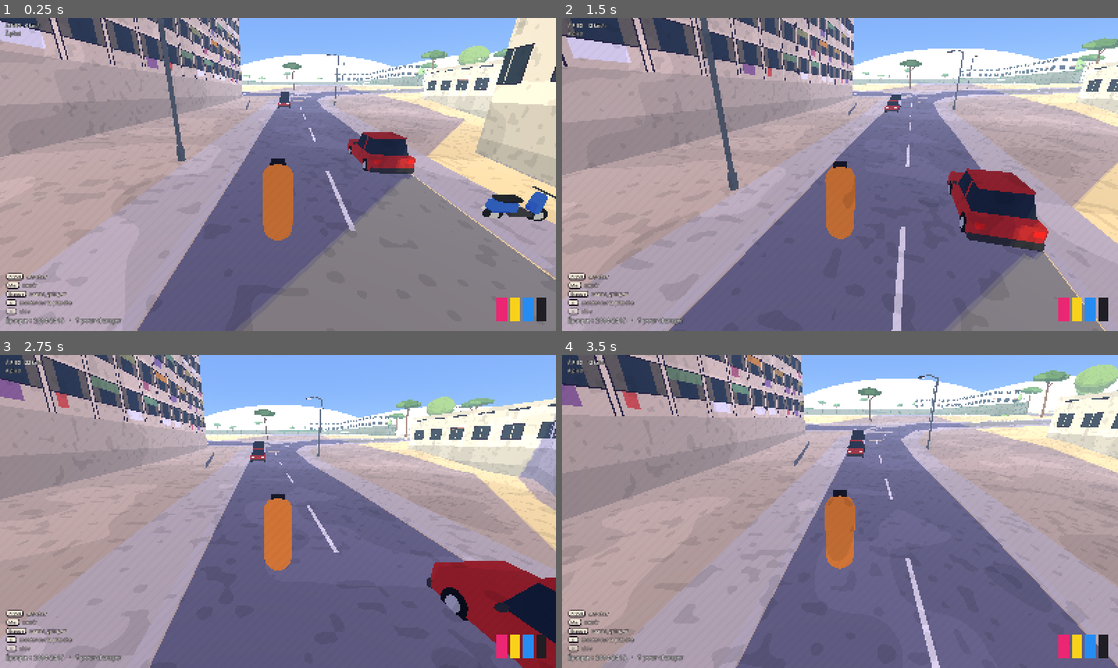
Above: before the commit, frames 1-4 (two rows, left to right).
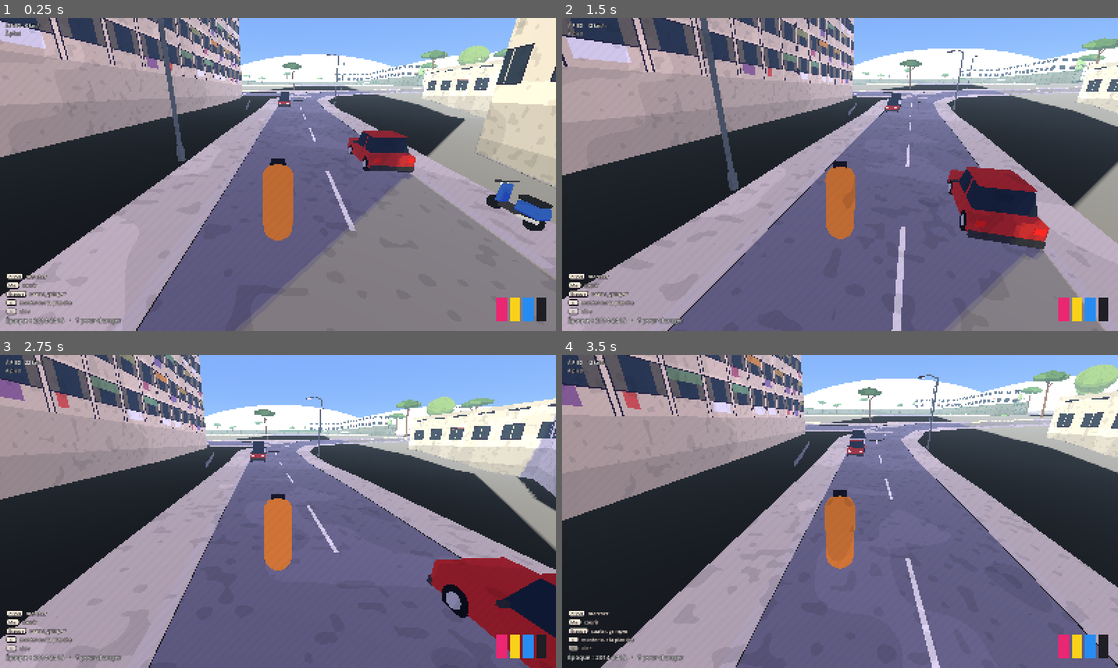
Above: after the commit, the same moments.

Repository: negoatapp-cyber/TRACE
Game: Godot game, scene res://scenes/lauriers.tscn
The game is run twice, just before and just after one commit, with the same random seed, the same clock (stepped at 60 frames per second) and the same inputs.
Inputs (mouse positions are in pixels of both pictures, inside the frame that each line leads up to):
- Up to frame 1 (0.25 s): no input
- Up to frame 2 (1.5 s): tap Enter (ui_accept) at 0.5 s; move the mouse to (867, 174) at 0.52 s; hold G (graff) 0.53-1.28 s; hold W (move_forward) from 0.53 s (still down); click (867, 174) at 0.67 s; tap Space (jump) at 0.77, 1.07 s; tap L (grind) at 0.8, 1.35 s; move the mouse to (812, 174) at 1.27 s
- Up to frame 3 (2.75 s): keep holding W (move_forward); tap Space (jump) at 1.52, 1.82 s; tap J (kickflip) at 1.55, 2.1 s; move the mouse to (289, 505) at 2.02 s; hold Shift (push) from 2.03 s (still down)
- Up to frame 4 (3.5 s): keep holding W (move_forward); move the mouse to (834, 517) at 2.77 s; release Shift (push) at 2.78 s; tap Shift (push) at 2.85 s; click (834, 517) at 2.92 s; tap Space (jump) at 3.02, 3.32 s; tap K (shove_it) at 3.05 s

The runs differ from the first frame. In frame 1, 18% of the frame differs, in the area x 0-100%, y 19-100%; in frame 2, 21%; in frame 3, 19%; in frame 4, 25%, in the area x 0-100%, y 15-100%.

Commit message:
Fusion de la conduite (n°2) ; nouvelles classes chargées par chemin pour marcher sans index à jour
Co-Authored-By: Claude Opus 5.5 <noreply@anthropic.com>
Claude-Session: https://claude.ai/code/session_014E2dCjxvrNHpEzHYuDe4HQ

Diff:
--- /dev/null
+++ b/assets/decor/source/verify_conduite.gd
@@ -0,0 +1,61 @@
+extends SceneTree
+## Vérifie la conduite (conduite.gd) : monter, rouler, roue arrière, descendre ; puis la voiture.
+var failures := 0
+func check(ok: bool, label: String) -> void:
+	print("PASS: " if ok else "FAIL: ", label)
+	if not ok: failures += 1
+func frames(n: int) -> void:
+	for i in n: await physics_frame
+func appui(action: String) -> void:
+	Input.action_press(action); await frames(2); Input.action_release(action); await frames(2)
+func _initialize() -> void:
+	call_deferred("run")
+func run() -> void:
+	var level = load("res://scenes/lauriers.tscn").instantiate()
+	root.add_child(level)
+	current_scene = level
+	await frames(40)
+	var p = level.get_node("Player")
+	var c = level.get_node("Conduite")
+	var sc = null
+	var vo = null
+	for v in c.vehicules:
+		if v.type == "scooter": sc = v
+		else: vo = v
+	check(sc != null and vo != null, "un scooter et une voiture conduisibles")
+	# Scooter : se placer à côté, monter.
+	p.global_position = sc.global_position + Vector3(0.9, 0.3, 0); p.velocity = Vector3.ZERO
+	await frames(30)
+	await appui("monter")
+	check(c.actuel == sc and not p.visual.visible, "monte sur le scooter")
+	var depart: Vector3 = sc.global_position
+	Input.action_press("move_forward"); await frames(120); Input.action_release("move_forward")
+	check(sc.global_position.distance_to(depart) > 8.0, "le scooter avance (%.1f m, %.0f km/h)" % [sc.global_position.distance_to(depart), sc.vitesse * 3.6])
+	Input.action_press("jump"); await frames(45)
+	check(sc.cabre > 0.3 and c.roue_arriere > 0.3, "roue arrière (%.0f°, %.1f s)" % [rad_to_deg(sc.cabre), c.roue_arriere])
+	Input.action_release("jump"); await frames(70)
+	check(sc.cabre < 0.1, "redescend quand on lâche")
+	Input.action_press("move_back"); await frames(75); Input.action_release("move_back"); await frames(10)
+	print("avant descente : vitesse %.2f cabre %.2f" % [sc.vitesse, sc.cabre])
+	await appui("monter")
+	print("après : actuel=%s visible=%s dist=%.2f" % [c.actuel, p.visual.visible, p.global_position.distance_to(sc.global_position)])
+	check(c.actuel == null and p.visual.visible and p.global_position.distance_to(sc.global_position) < 3.0, "descend du scooter")
+	# Roue arrière trop forte : chute.
+	await appui("monter")
+	Input.action_press("move_forward"); await frames(90)
+	Input.action_press("jump"); await frames(150)
+	Input.action_release("jump"); Input.action_release("move_forward")
+	await frames(5)
+	check(c.actuel == null and c.record > 0.0, "trop cabré : chute (record %.1f s)" % c.record)
+	# Voiture.
+	p.global_position = vo.global_position + Vector3(1.6, 0.3, 0); p.velocity = Vector3.ZERO
+	await frames(30)
+	await appui("monter")
+	check(c.actuel == vo, "monte dans la voiture")
+	var d2: Vector3 = vo.global_position
+	Input.action_press("move_forward"); await frames(120)
+	Input.action_press("move_left"); await frames(40); Input.action_release("move_left")
+	Input.action_release("move_forward")
+	check(vo.global_position.distance_to(d2) > 8.0, "la voiture avance et tourne (%.1f m)" % vo.global_position.distance_to(d2))
+	print("RESULT failures=", failures)
+	quit(failures)
--- /dev/null
+++ b/scripts/conduite.gd
@@ -0,0 +1,299 @@
+extends Node
+## TRACE — conduire la voiture et le scooter (conversation n°2, à la demande de Louma).
+## Script indépendant : il ne modifie pas les fichiers du joueur. Pendant la conduite, Loums est caché
+## et suit le véhicule ; sa caméra (player_controller.gd) suit donc le véhicule, de dos.
+##
+##   V                monter / descendre (à côté d'un véhicule, à l'arrêt ou presque)
+##   Z / S            accélérer / freiner, puis marche arrière
+##   Q / D            tourner
+##   Espace           scooter : roue arrière (maintenir, garder l'équilibre avec Z / S)
+##                    voiture : frein à main (dérapage)
+##
+## Les véhicules sont ceux du groupe « vehicule » (posés par habillage.gd), avec la métadonnée
+## « type » = "voiture" ou "scooter". Réglages arcade, comme le skate : on règle au ressenti.
+
+const REGLAGES := {
+	"scooter": {"vmax": 13.0, "accel": 5.5, "frein": 9.0, "virage": 2.6, "adherence": 7.0, "taille": Vector3(0.6, 1.0, 1.6), "bras": 4.2},
+	"voiture": {"vmax": 17.0, "accel": 4.5, "frein": 10.0, "virage": 1.6, "adherence": 6.0, "taille": Vector3(1.7, 1.2, 4.0), "bras": 6.5},
+}
+const ROUE_AR := Vector3(0, 0.22, -0.55)  # pivot de la roue arrière du scooter (repère du modèle)
+const CHAUSSEE := 0.07 # la chaussée est dessinée 7 cm au-dessus du sol réel
+
+var joueur: CharacterBody3D
+var quartier: Node
+var vehicules: Array = []      # [Vehicule]
+var actuel: Vehicule
+var roue_arriere := 0.0        # durée de la roue arrière en cours (s)
+var record := 0.0
+var _texte: Label
+var _gravite: float = ProjectSettings.get_setting("physics/3d/default_gravity")
+
+
+class Vehicule extends CharacterBody3D:
+	var type := "voiture"
+	var modele: Node3D
+	var base_modele := Transform3D()
+	var vitesse := 0.0          # le long du cap (négative = marche arrière)
+	var cap := 0.0              # rotation Y ; l'avant du véhicule est +Z local
+	var cabre := 0.0            # angle de roue arrière (rad)
+	var cabre_v := 0.0
+	var penche := 0.0
+	var arret := 0.0           # temps passé à l'arrêt en freinant (la marche arrière attend 0,4 s)
+
+	func avant() -> Vector3:
+		return Vector3(sin(cap), 0.0, cos(cap))
+
+
+func _ready() -> void:
+	_action("monter", KEY_V, JOY_BUTTON_DPAD_RIGHT)
+	var scene := get_tree().current_scene if get_tree().current_scene else get_parent()
+	joueur = scene.get_node_or_null("Player") as CharacterBody3D
+	quartier = scene.get_node_or_null("Quartier")
+	_interface()
+	_preparer.call_deferred()
+
+
+func _action(nom: String, touche: Key, bouton: JoyButton) -> void:
+	if InputMap.has_action(nom):
+		return
+	InputMap.add_action(nom, 0.2)
+	var k := InputEventKey.new()
+	k.physical_keycode = touche
+	InputMap.action_add_event(nom, k)
+	var b := InputEventJoypadButton.new()
+	b.button_index = bouton
+	InputMap.action_add_event(nom, b)
+
+
+## Chaque véhicule garé (corps fixe) devient un véhicule mobile, au même endroit, avec le même modèle.
+func _preparer() -> void:
+	for n in get_tree().get_nodes_in_group("vehicule"):
+		var fixe := n as Node3D
+		var type: String = fixe.get_meta("type", "voiture")
+		var r: Dictionary = REGLAGES.get(type, REGLAGES["voiture"])
+		var v := Vehicule.new()
+		v.type = type
+		v.name = "Vehicule_" + type
+		v.floor_snap_length = 0.6
+		v.floor_max_angle = deg_to_rad(40)
+		var cs := CollisionShape3D.new()
+		var sh := BoxShape3D.new()
+		var t: Vector3 = r.taille
+		sh.size = Vector3(t.x, t.y - 0.25, t.z)  # moins haute que le véhicule : elle ne frotte pas le sol
+		cs.shape = sh
+		cs.position = Vector3(0, (t.y - 0.25) * 0.5, 0)  # le bas de la collision est à l'origine
+		v.add_child(cs)
+		var sol := fixe.global_position
+		if quartier:
+			sol.y = quartier.h(sol.x, sol.z)
+		v.cap = fixe.global_rotation.y
+		fixe.get_parent().add_child(v)
+		v.global_position = sol + Vector3.UP * 0.02
+		v.rotation.y = v.cap
+		var m: Node3D = fixe.get_meta("modele") if fixe.has_meta("modele") else null
+		if m:
+			m.reparent(v, true)
+			# Roues posées sur la chaussée : la collision touche le sol réel, le modèle est 7 cm plus haut.
+			m.position = Vector3(0, CHAUSSEE - 0.02, 0)
+			m.rotation = Vector3.ZERO
+			v.modele = m
+			v.base_modele = m.transform
+		v.add_to_group("vehicule")
+		v.add_to_group("voiture" if type == "voiture" else "mobilier")
+		v.set_meta("type", type)
+		if joueur:
+			v.add_collision_exception_with(joueur)
+		vehicules.append(v)
+		fixe.queue_free()
+
+
+func _physics_process(delta: float) -> void:
+	if joueur == null:
+		return
+	if actuel == null:
+		var proche := _vehicule_proche()
+		_texte.text = ("V : monter sur le scooter" if proche.type == "scooter" else "V : monter dans la voiture") if proche else ""
+		if proche and Input.is_action_just_pressed("monter") and joueur.is_on_floor():
+			_monter(proche)
+		return
+	_conduire(actuel, delta)
+	if Input.is_action_just_pressed("monter") and absf(actuel.vitesse) < 3.0 and actuel.cabre < 0.1:
+		_descendre()
+
+
+func _vehicule_proche() -> Vehicule:
+	var meilleur: Vehicule = null
+	var d := 2.8
+	for v in vehicules:
+		var e: float = (v as Node3D).global_position.distance_to(joueur.global_position)
+		if e < d:
+			d = e
+			meilleur = v
+	return meilleur
+
+
+func _monter(v: Vehicule) -> void:
+	actuel = v
+	joueur.set_physics_process(false)
+	joueur.velocity = Vector3.ZERO
+	(joueur.get("visual") as Node3D).visible = false
+	_hud_joueur(false)
+	var bras := joueur.get_node_or_null("CameraPivot/SpringArm3D") as SpringArm3D
+	if bras:
+		bras.spring_length = float((REGLAGES[v.type] as Dictionary).bras)
+	_suivre(v)
+
+
+func _descendre() -> void:
+	var v := actuel
+	actuel = null
+	v.vitesse = 0.0
+	v.velocity = Vector3.ZERO
+	# Loums réapparaît à gauche du véhicule.
+	var gauche := v.avant().cross(Vector3.UP).normalized()
+	var taille: Vector3 = (REGLAGES[v.type] as Dictionary).taille
+	var demi: float = taille.x * 0.5 + 0.7
+	var p := v.global_position + gauche * demi
+	if quartier:
+		p.y = quartier.h(p.x, p.z) + 0.1
+	joueur.global_position = p
+	joueur.velocity = Vector3.ZERO
+	(joueur.get("visual") as Node3D).visible = true
+	_hud_joueur(true)
+	joueur.set_physics_process(true)
+	var bras := joueur.get_node_or_null("CameraPivot/SpringArm3D") as SpringArm3D
+	if bras:
+		bras.spring_length = 4.5
+	_texte.text = ""
+
+
+## Le texte d'aide du joueur (« À PIED… ») est masqué pendant la conduite.
+func _hud_joueur(visible: bool) -> void:
+	var hud := joueur.get_node_or_null("HUD") as CanvasLayer
+	if hud:
+		hud.visible = visible
+
+
+## Loums « suit » le véhicule : sa caméra et son suivi de dos s'appliquent au véhicule.
+func _suivre(v: Vehicule) -> void:
+	joueur.global_position = v.global_position
+	joueur.velocity = v.velocity
+	(joueur.get("visual") as Node3D).rotation.y = v.cap + PI  # le joueur regarde vers -Z
+
+
+func _conduire(v: Vehicule, delta: float) -> void:
+	var r: Dictionary = REGLAGES[v.type]
+	var entree := Input.get_vector("move_left", "move_right", "move_forward", "move_back")
+	var gaz := -entree.y
+	var volant := -entree.x
+	var espace := Input.is_action_pressed("jump")
+	# Vitesse le long du cap.
+	if gaz > 0.1:
+		v.vitesse = minf(v.vitesse + r.accel * gaz * delta, r.vmax) if v.vitesse >= 0.0 else v.vitesse + r.frein * delta
+	elif gaz < -0.1:
+		if v.vitesse > 0.0:
+			v.vitesse = maxf(v.vitesse - r.frein * delta, 0.0)
+			v.arret = 0.0
+		elif v.arret < 0.4:
+			v.arret += delta  # on marque l'arrêt avant de reculer
+		else:
+			v.vitesse = maxf(v.vitesse - r.accel * 0.6 * delta, -r.vmax * 0.3)
+	else:
+		v.vitesse = move_toward(v.vitesse, 0.0, 1.5 * delta)
+		v.arret = 0.0
+	# Virage : plus serré à faible vitesse, nul à l'arrêt, inversé en marche arrière.
+	var effet := clampf(absf(v.vitesse) / 4.0, 0.0, 1.0) * clampf(1.3 - absf(v.vitesse) / r.vmax * 0.6, 0.6, 1.3)
+	var frein_main := v.type == "voiture" and espace
+	v.cap += volant * r.virage * effet * signf(v.vitesse) * delta * (1.4 if frein_main else 1.0)
+	if frein_main:
+		v.vitesse = move_toward(v.vitesse, 0.0, 4.0 * delta)
+	# Adhérence : la vitesse réelle rejoint le cap plus ou moins vite (dérapage au frein à main).
+	var voulu := v.avant() * v.vitesse
+	var plat := Vector3(v.velocity.x, 0, v.velocity.z)
+	plat = plat.lerp(voulu, clampf((1.2 if frein_main else r.adherence) * delta, 0.0, 1.0))
+	v.velocity.x = plat.x
+	v.velocity.z = plat.z
+	v.velocity.y = 0.0 if v.is_on_floor() else v.velocity.y - _gravite * delta
+	var avant_choc := plat.length()
+	v.move_and_slide()
+	# Un choc franc fait perdre la vitesse.
+	if v.get_slide_collision_count() > 0 and Vector3(v.velocity.x, 0, v.velocity.z).length() < avant_choc * 0.6:
+		v.vitesse *= 0.4
+	v.rotation.y = v.cap
+	if v.type == "scooter":
+		_roue_arriere(v, gaz, espace, delta)
+		v.penche = lerpf(v.penche, -volant * 0.32 * clampf(absf(v.vitesse) / 8.0, 0.0, 1.0), 6.0 * delta)
+	_poser_modele(v)
+	_suivre(v)
+	_hud(v)
+
+
+## Roue arrière : Espace cabre le scooter ; Z le fait monter, S le fait redescendre ; trop haut, c'est la chute.
+func _roue_arriere(v: Vehicule, gaz: float, espace: bool, delta: float) -> void:
+	var tire := 0.0
+	if espace and v.vitesse > 2.5:
+		tire = 3.2 + gaz * 1.6
+	var retour := 5.0 * sin(v.cabre) + (2.5 if not espace else 0.0)
+	v.cabre_v += (tire - retour) * delta * 2.0
+	v.cabre_v *= exp(-2.5 * delta)
+	v.cabre = clampf(v.cabre + v.cabre_v * delta, 0.0, 1.4)
+	if v.cabre == 0.0:
+		v.cabre_v = maxf(v.cabre_v, 0.0)
+	if v.cabre > 0.08:
+		roue_arriere += delta
+	elif roue_arriere > 0.0:
+		record = maxf(record, roue_arriere)
+		roue_arriere = 0.0
+	if v.cabre >= 1.25:  # trop cabré : on bascule en arrière
+		_chute(v)
+
+
+func _chute(v: Vehicule) -> void:
+	record = maxf(record, roue_arriere)
+	roue_arriere = 0.0
+	v.cabre = 0.0
+	v.cabre_v = 0.0
+	v.vitesse = 0.0
+	_descendre()
+	joueur.global_position -= v.avant() * 1.2
+	_texte.text = "Chute !"
+
+
+func _poser_modele(v: Vehicule) -> void:
+	if v.modele == null:
+		return
+	var t := v.base_modele
+	if v.cabre > 0.0:
+		# On cabre autour de la roue arrière.
+		var pivot := t.origin + ROUE_AR
+		t = Transform3D(Basis.IDENTITY, pivot) * Transform3D(Basis(Vector3.RIGHT, -v.cabre), Vector3.ZERO) * Transform3D(Basis.IDENTITY, -pivot) * t
+	t = Transform3D(Basis(Vector3.FORWARD, v.penche), Vector3.ZERO) * t
+	v.modele.transform = t
+
+
+func _hud(v: Vehicule) -> void:
+	var kmh := absf(v.vitesse) * 3.6
+	var lignes := "%s   %d km/h" % ["SCOOTER" if v.type == "scooter" else "VOITURE", roundi(kmh)]
+	if v.type == "scooter":
+		if roue_arriere > 0.0:
+			lignes += "\nROUE ARRIÈRE  %.1f s" % roue_arriere
+		elif record > 0.0:
+			lignes += "\nrecord roue arrière : %.1f s" % record
+		lignes += "\nZ / S gaz · Q / D tourner · Espace roue arrière · V descendre"
+	else:
+		lignes += "\nZ / S gaz · Q / D tourner · Espace frein à main · V descendre"
+	_texte.text = lignes
+
+
+func _interface() -> void:
+	var couche := CanvasLayer.new()
+	add_child(couche)
+	_texte = Label.new()
+	_texte.set_anchors_preset(Control.PRESET_CENTER_TOP)
+	_texte.position = Vector2(-260, 230)
+	_texte.custom_minimum_size = Vector2(520, 0)
+	_texte.horizontal_alignment = HORIZONTAL_ALIGNMENT_CENTER
+	_texte.add_theme_font_size_override("font_size", 20)
+	_texte.add_theme_color_override("font_outline_color", Color.BLACK)
+	_texte.add_theme_constant_override("outline_size", 5)
+	couche.add_child(_texte)
--- a/scripts/graffiti.gd
+++ b/scripts/graffiti.gd
@@ -45,7 +45,10 @@
 var _reprise := -1             ## indice d'une pièce inachevée qu'on reprend
 const PIECE_DEBUT := 3.8       ## au-delà, on commence une pièce
 const PIECE_PAS := 0.8         ## durée de chaque étape de la pièce
-var _trace: TraceTag           ## tag en cours de tracé à la main
+## Chargés par chemin (et non par nom de classe) : le jeu marche même lancé sans passer par l'éditeur.
+const TRACE_TAG := preload("res://scripts/trace_tag.gd")
+const AIDE := preload("res://scripts/aide.gd")
+var _trace: TRACE_TAG          ## tag en cours de tracé à la main
 var _trace_g := {}
 var _camera_trace: Camera3D
 var _attendre_relache := false
@@ -57,7 +60,7 @@
 	_joueur = get_node_or_null("../Player") as Player
 	_interface()
 	_charger()
-	var aide := Aide.new()
+	var aide := AIDE.new()
 	aide.name = "Aide"
 	aide.graffiti = self
 	aide.joueur = _joueur
@@ -187,7 +190,7 @@
 	g["v"] = v
 	g["a"] = 0.0
 	_trace_g = g
-	_trace = TraceTag.new()
+	_trace = TRACE_TAG.new()
 	_trace.name = "TraceTag"
 	add_child(_trace)
 	_trace.preparer(img, COULEURS[couleur], LARGEUR.tag)
--- a/scripts/habillage.gd
+++ b/scripts/habillage.gd
@@ -49,6 +49,9 @@
 			"Z": zones.append(c)
 			"M": _murs_releves.append(_pts(c[1]))
 			"W": _murs_releves.append(_pts(c[1]))
+	for c in voies:
+		_axes.append([_pts(c[3]), (Q.VOIES.get(c[1], Q.VOIES["s"]) as Array)[0] * 0.5, c[1]])
+	_sol()
 	_rng.seed = 13014
 	_pied_des_cypres()
 	_mobilier(voies, batiments, zones)
@@ -58,6 +61,35 @@
 
 func h(x: float, z: float) -> float:
 	return quartier.h(x, z)
+
+
+## Hauteur où POSER un objet : le sol, plus l'épaisseur de la chaussée (7 cm) ou du trottoir (10 cm),
+## qui sont dessinés au-dessus du sol réel. Sans ça, les objets s'enfoncent dans le trottoir.
+func sol(x: float, z: float) -> float:
+	var p := Vector2(x, z)
+	var plus := 0.0
+	for ax in _axes:
+		var type: String = ax[2]
+		if type != "b" and type != "r" and type != "s":
+			continue
+		var demi: float = ax[1]
+		var pts: PackedVector2Array = ax[0]
+		for k in pts.size() - 1:
+			var d := Geometry2D.get_closest_point_to_segment(p, pts[k], pts[k + 1]).distance_to(p)
+			if d < demi:
+				plus = maxf(plus, 0.07)
+			elif type != "s" and d < demi + 2.2:
+				plus = maxf(plus, 0.10)
+	return h(x, z) + plus
+
+
+## Le sol hors chaussées : béton, enrobé, terre battue et herbe sèche au lieu du sable uniforme.
+func _sol() -> void:
+	var m := ShaderMaterial.new()
+	m.shader = load("res://shaders/bd_sol.gdshader")
+	for t in get_tree().get_nodes_in_group("terrain"):
+		for mi in (t as Node).find_children("*", "MeshInstance3D", true, false):
+			(mi as MeshInstance3D).material_override = m
 
 
 # ───────────────────────── modèles 3D (Blender) ─────────────────────────
@@ -86,6 +118,7 @@
 	m.rotation.y = rot_y
 	m.scale = Vector3.ONE * echelle
 	corps.add_child(m)
+	corps.set_meta("modele", m)
 	return m
 
 
@@ -149,8 +182,6 @@
 	for c in zones:
 		if c[1] in ["terrain", "parking", "skatepark", "bitume"]:
 			_emprises.append(_pts(c[3]))
-	for c in voies:
-		_axes.append([_pts(c[3]), (Q.VOIES.get(c[1], Q.VOIES["s"]) as Array)[0] * 0.5])
 	var n_lampe := 0
 	var n_arbre := 0
 	for c in voies:
@@ -274,7 +305,7 @@
 			_pin(p)
 
 
-## Au point de départ : une voiture et un scooter garés, prêts pour la conduite (n°1).
+## Au point de départ : une voiture et un scooter garés, qu'on peut conduire (conduite.gd).
 ## Ils sont dans le groupe « vehicule », avec la métadonnée « type » = "voiture" ou "scooter".
 func _aire_d_essai() -> void:
 	var a: Vector2 = MARATHON[0]
@@ -293,7 +324,7 @@
 	_reserver(pv, 2.4)
 	# Le scooter, sur le trottoir est, à côté.
 	var ps := axe + est * (demi + 1.2) - dir * 1.5
-	var sc := _scooter(ps, atan2(dir.x, dir.y) + PI * 0.5)
+	var sc := _scooter(ps, atan2(dir.x, dir.y) + PI)  # dans l'axe de la rue, prêt à partir
 	sc.add_to_group("vehicule")
 	sc.set_meta("type", "scooter")
 
@@ -654,7 +685,7 @@
 
 func _banc(p: Vector2, dir: Vector2) -> void:
 	# Un banc se grinde : c'est un rail bas et large, avec un dossier.
-	var a := Vector3(p.x, h(p.x, p.y), p.y)
+	var a := Vector3(p.x, sol(p.x, p.y), p.y)
 	var x := Vector3(dir.x, 0, dir.y).normalized()
 	var z := x.cross(Vector3.UP).normalized()
 	var r := Rail.new()
@@ -814,7 +845,7 @@
 	mi.material_override = _mat(c)
 	body.add_child(mi)
 	body.name = nom
-	body.transform = Transform3D(Basis(Vector3.UP, angle), Vector3(x, h(x, z) + taille.y * 0.5 - enfonce, z))
+	body.transform = Transform3D(Basis(Vector3.UP, angle), Vector3(x, sol(x, z) + taille.y * 0.5 - enfonce, z))
 	add_child(body, true)
 	return body
 
--- a/scripts/personnage.gd
+++ b/scripts/personnage.gd
@@ -28,7 +28,8 @@
 var _poids := 0.0              ## 0 = à pied, 1 = sur la planche
 var _main_droite := -1
 var _os_torse := -1              ## haut du buste : la planche y est accrochée (dans le dos)
-var pose: PoseProcedurale      ## postures calculées (attente debout, planche, ollie, chute…)
+const POSE := preload("res://scripts/pose_procedurale.gd")
+var pose: POSE                 ## postures calculées (attente debout, planche, ollie, chute…)
 var etat := ""                 ## ce que fait le corps : debout, marche, planche, chute, grimpe, bombe…
 var _t := 0.0
 var _graffiti: Node              ## lu seulement (tenue de G, mur visé) pour le geste de la bombe
@@ -167,7 +168,7 @@
 	_main_droite = squelette.find_bone("mixamorig_RightHand")
 	_os_torse = squelette.find_bone("mixamorig_Spine2")
 	# Les postures calculées passent avant l'IK : les pieds restent posés sur la planche.
-	pose = PoseProcedurale.new()
+	pose = POSE.new()
 	squelette.add_child(pose)
 	squelette.move_child(pose, ik.get_index())
 	squelette.skeleton_updated.connect(_apres_squelette)
--- a/scripts/style_bd.gd
+++ b/scripts/style_bd.gd
@@ -11,6 +11,7 @@
 const ENCRAGE_PATH := "res://shaders/bd_encrage.gdshader"
 const ENCRAGE_WEB_PATH := "res://shaders/bd_encrage_web.gdshader"  # sans normales : mode Compatibilité (web, mobile)
 const HABILLAGE := preload("res://scripts/habillage.gd")
+const CONDUITE := preload("res://scripts/conduite.gd")
 
 ## Ciel et ambiance en mode BD.
 @export var ciel_haut := Color(0.16, 0.48, 0.93)
@@ -124,6 +125,11 @@
 	hab.name = "Habillage"
 	hab.set("quartier", q)
 	scene.add_child(hab)
+	# La conduite des véhicules posés par l'habillage (voiture, scooter).
+	var cond := Node.new()
+	cond.set_script(CONDUITE)
+	cond.name = "Conduite"
+	scene.add_child(cond)
 
 
 ## Un quad plein écran attaché à la caméra porte l'encrage.
Not shown, added: assets/decor/source/verify_conduite.gd.uid
Not shown, added: scripts/conduite.gd.uid
